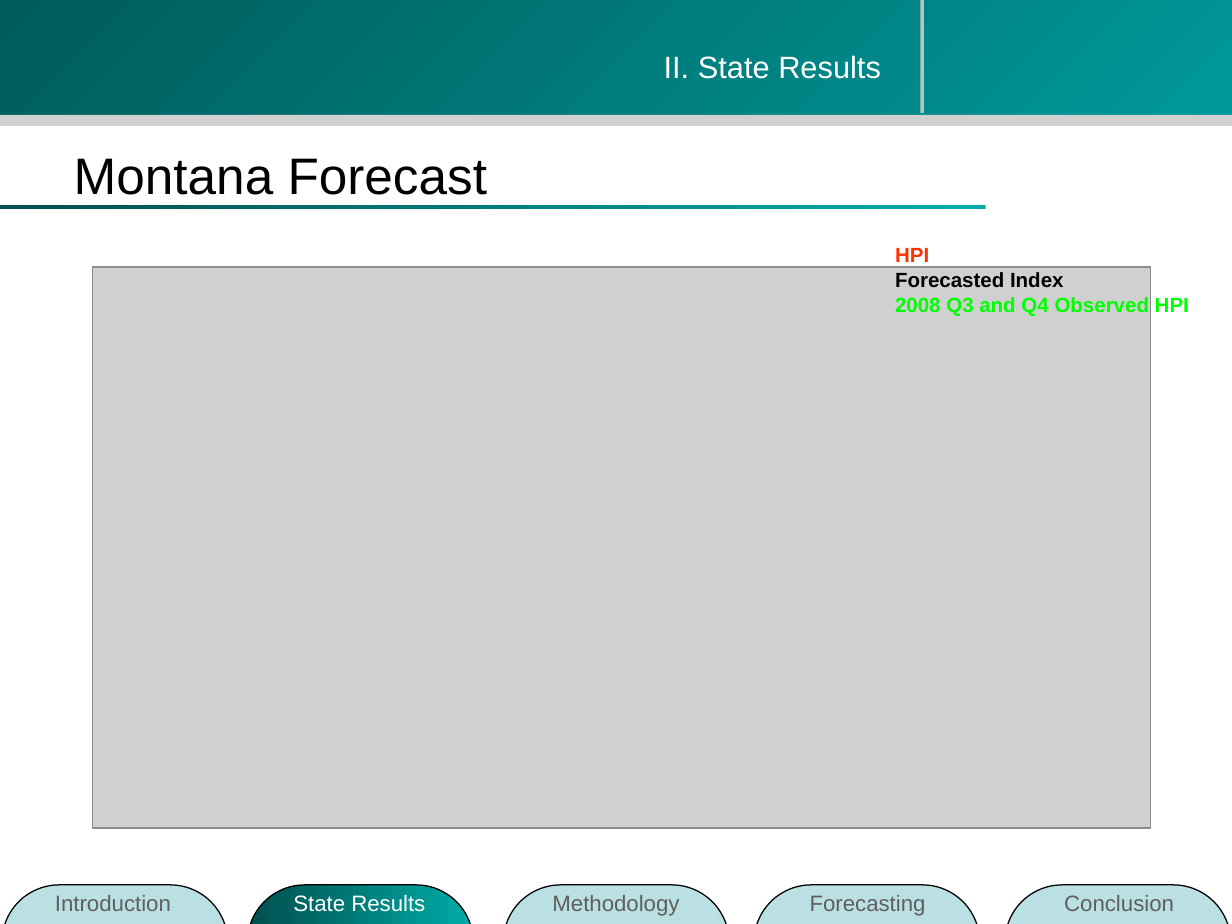
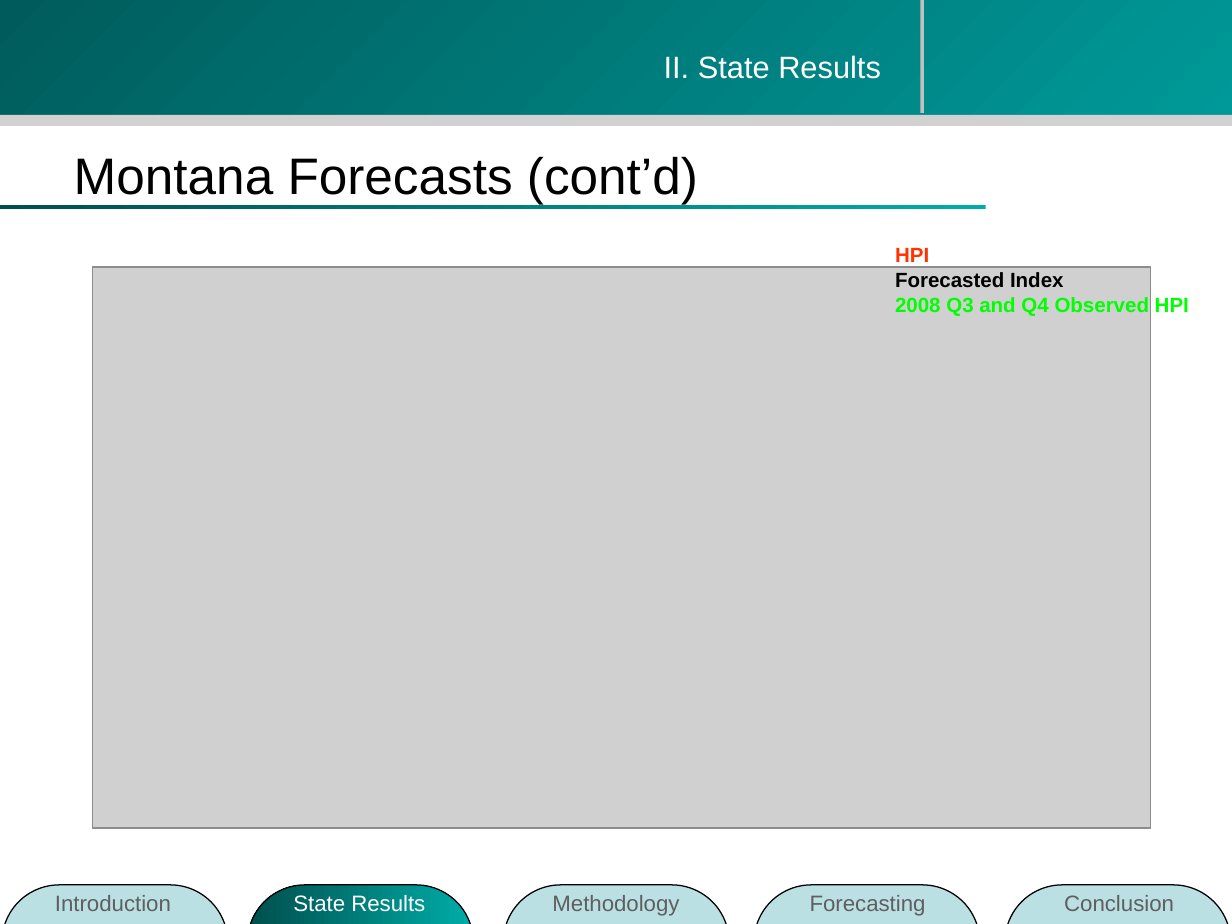
Before and after one commit to zhouzhenghui/svnrepository, a slide deck: slide 5 of SVNRepository/Presentation/mt.ppt (slide 6 before the commit). Drawn at 1232x924 pixels with LibreOffice and Linux fonts; fonts in the diff are those of the drawing; grey boxes stand for pictures; background and template pictures are left out. Boxes give left, top, right and bottom in pixels: in the first picture for what was removed or moved away, otherwise in the second. Text is boxed around its words. In the diff, an @@ line names an element or a change of style, - is before the commit and + after.

```diff
--- a/SVNRepository/Presentation/mt.ppt
+++ b/SVNRepository/Presentation/mt.ppt
@@ title at bbox=[74, 156, 698, 205]: text changed @@
-Montana Forecast
+Montana Forecasts (cont’d)
```
Also in this commit, not shown: 1 other slide changed, 1 slide removed.
